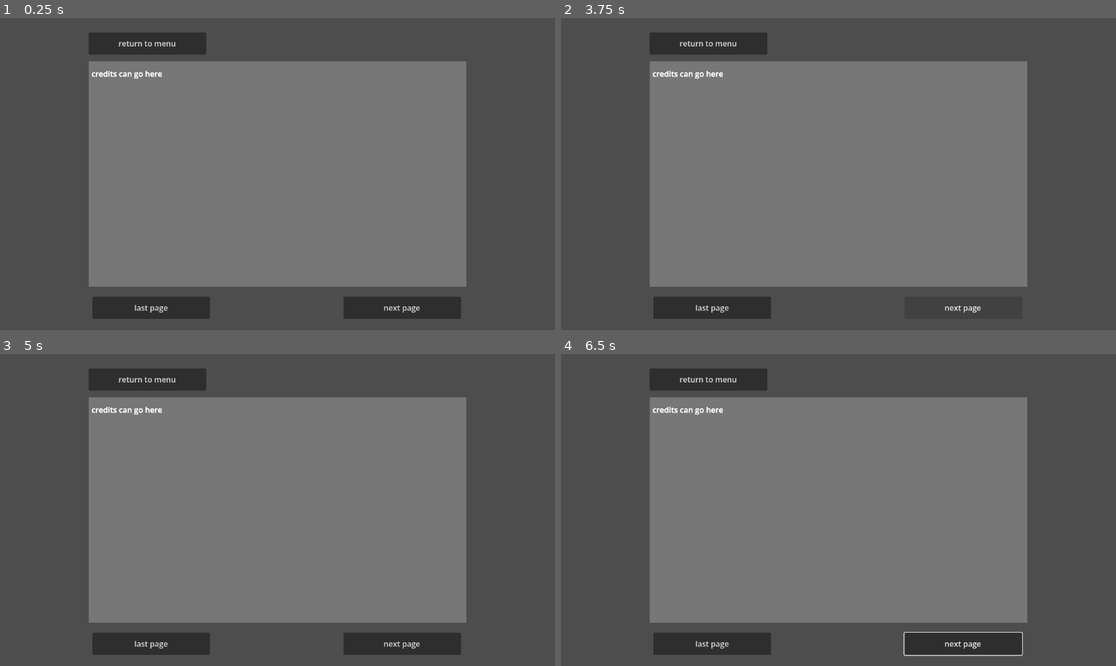
Above: before the commit, frames 1-4 (two rows, left to right).
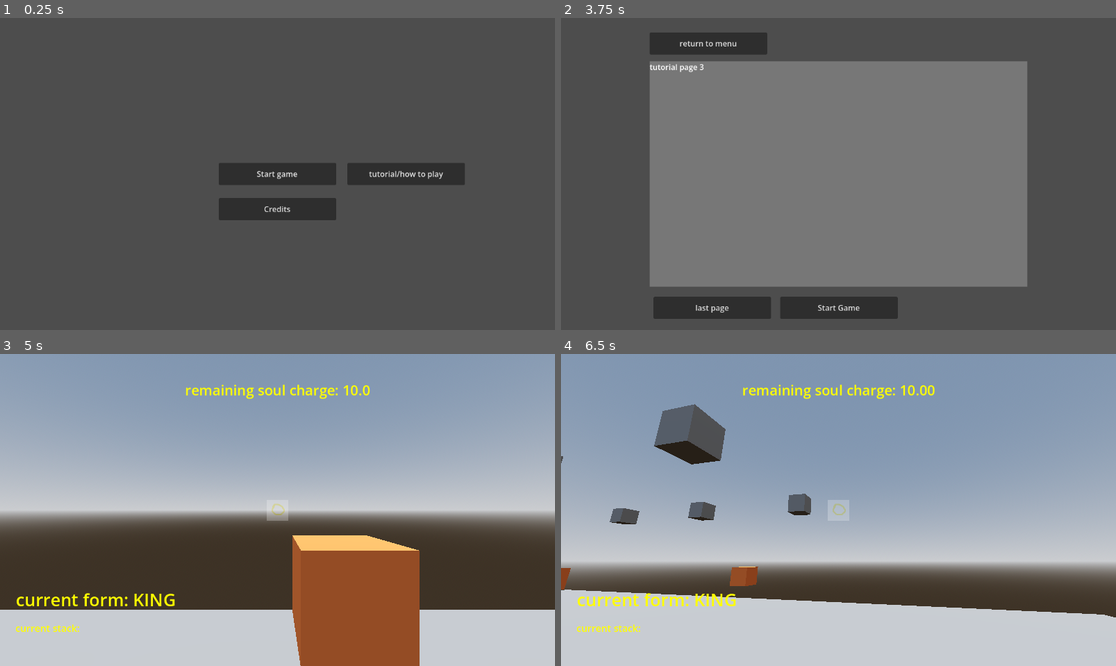
Above: after the commit, the same moments.

Repository: MarGamaDev/wolfenlike
Game: Godot game, scene res://UI/main_menu.tscn
The game is run twice, just before and just after one commit, with the same random seed, the same clock (stepped at 60 frames per second) and the same inputs. This scene is started directly instead of the project's main scene.
Inputs (mouse positions are in pixels of both pictures, inside the frame that each line leads up to):
- Up to frame 1 (0.25 s): no input
- Up to frame 2 (3.75 s): click (710, 42) at 0.5 s, where only the run before the commit has a clickable "return to menu"; click (966, 174) at 1.25 s, where only the run after the commit has a clickable "tutorial/how to play"; click (710, 308) at 2 s, where only the run before the commit has a clickable "last page"; click "next page" at 2.75 s; click "next page" at 3.5 s
- Up to frame 3 (5 s): click (277, 644) at 4.25 s, where only the run after the commit has a clickable "Start Game"
- Up to frame 4 (6.5 s): tap Enter at 5 s; move the mouse to (960, 494) at 5.02 s; hold D (player_right) 5.03-5.78 s; click (960, 494) at 5.1 s; move the mouse to (727, 525) at 5.77 s; hold Down (player_backward) from 5.78 s (still down); right-click (727, 525) at 5.85 s

The runs differ from the first frame. In frame 1, 53% of the frame differs, in the area x 16-84%, y 4-97%; in frame 2, 1.8%; in frame 3, 98%, in the area x 0-100%, y 0-100%; in frame 4, 98%.

Commit message:
basic main menu buttons integrated

Diff:
--- /dev/null
+++ b/UI/main_menu.gd
@@ -0,0 +1,80 @@
+extends Control
+
+var tutorial_page_amount : int  = 3
+var currently_viewed_page : int = 0
+
+@onready var menu_page : Control = $MenuPage
+@onready var credits_page : Control = $CreditsPage
+@onready var tutorial_page : Control = $TutorialPage
+
+@onready var tutorial_subpages : Array[Control] = [$TutorialPage/ColorRect/TutorialStep1,
+$TutorialPage/ColorRect/TutorialStep2, $TutorialPage/ColorRect/TutorialStep3]
+
+# Called when the node enters the scene tree for the first time.
+func _ready() -> void:
+	pass # Replace with function body.
+
+
+# Called every frame. 'delta' is the elapsed time since the previous frame.
+func _process(delta: float) -> void:
+	pass
+
+
+func _on_game_start_button_pressed() -> void:
+	##REPLACE THIS WITH MAIN SCENE ONCE WE HAVE IT
+	get_tree().change_scene_to_file("res://Player/player test/player_test.tscn")
+	pass # Replace with function body.
+
+
+func _on_tutorial_button_pressed() -> void:
+	menu_page.hide()
+	tutorial_page.show()
+	currently_viewed_page = 0
+	for page in tutorial_subpages:
+		page.hide()
+	$TutorialPage/NextPageButton.show()
+	$TutorialPage/LastPageButton.hide()
+	$TutorialPage/StartGameButton.hide()
+	tutorial_subpages[currently_viewed_page].show()
+	pass # Replace with function body.
+
+
+func _on_credits_button_pressed() -> void:
+	menu_page.hide()
+	credits_page.show()
+	pass # Replace with function body.
+
+func _on_quit_button_pressed() -> void:
+	get_tree().quit()
+	pass # Replace with function body.
+
+
+func _on_return_to_menu_button_pressed() -> void:
+	credits_page.hide()
+	tutorial_page.hide()
+	menu_page.show()
+	pass # Replace with function body.
+
+
+func _on_tutorial_next_page_button_pressed() -> void:
+	$TutorialPage/NextPageButton.show()
+	$TutorialPage/LastPageButton.show()
+	$TutorialPage/StartGameButton.hide()
+	if currently_viewed_page < tutorial_subpages.size():
+		tutorial_subpages[currently_viewed_page].hide()
+		currently_viewed_page += 1
+		tutorial_subpages[currently_viewed_page].show()
+		if currently_viewed_page == tutorial_subpages.size() - 1:
+			$TutorialPage/NextPageButton.hide()
+			$TutorialPage/StartGameButton.show()
+
+func _on_tutorial_last_page_button_pressed() -> void:
+	$TutorialPage/NextPageButton.show()
+	$TutorialPage/LastPageButton.show()
+	$TutorialPage/StartGameButton.hide()
+	if currently_viewed_page > 0:
+		tutorial_subpages[currently_viewed_page].hide()
+		currently_viewed_page -= 1
+		tutorial_subpages[currently_viewed_page].show()
+		if currently_viewed_page == 0:
+			$TutorialPage/LastPageButton.hide()
--- a/UI/main_menu.tscn
+++ b/UI/main_menu.tscn
@@ -1,4 +1,6 @@
 [gd_scene format=3 uid="uid://bkc2f51fsdqtq"]
+
+[ext_resource type="Script" uid="uid://cum7w7llecoqp" path="res://UI/main_menu.gd" id="1_p8ccj"]
 
 [node name="MainMenu" type="Control" unique_id=443933014]
 layout_mode = 3
@@ -7,6 +9,7 @@
 anchor_bottom = 1.0
 grow_horizontal = 2
 grow_vertical = 2
+script = ExtResource("1_p8ccj")
 
 [node name="Background" type="TextureRect" parent="." unique_id=1550181944]
 layout_mode = 1
@@ -17,7 +20,6 @@
 grow_vertical = 2
 
 [node name="MenuPage" type="Control" parent="." unique_id=480078099]
-visible = false
 layout_mode = 1
 anchors_preset = 15
 anchor_right = 1.0
@@ -71,6 +73,7 @@
 text = "Credits"
 
 [node name="QuitButton" type="Button" parent="MenuPage" unique_id=654462664]
+visible = false
 layout_mode = 1
 anchors_preset = 8
 anchor_left = 0.5
@@ -120,7 +123,7 @@
 offset_bottom = 301.0
 grow_horizontal = 2
 grow_vertical = 2
-text = "Start game"
+text = "Return to menu"
 
 [node name="RichTextLabel" type="RichTextLabel" parent="CreditsPage" unique_id=306205757]
 layout_mode = 1
@@ -135,15 +138,16 @@
 offset_bottom = -8.33606
 text = "credits can go here"
 
-[node name="Tutorial page" type="Control" parent="." unique_id=1640354281]
-layout_mode = 1
-anchors_preset = 15
-anchor_right = 1.0
-anchor_bottom = 1.0
-grow_horizontal = 2
-grow_vertical = 2
-
-[node name="ColorRect" type="ColorRect" parent="Tutorial page" unique_id=1428314271]
+[node name="TutorialPage" type="Control" parent="." unique_id=1640354281]
+visible = false
+layout_mode = 1
+anchors_preset = 15
+anchor_right = 1.0
+anchor_bottom = 1.0
+grow_horizontal = 2
+grow_vertical = 2
+
+[node name="ColorRect" type="ColorRect" parent="TutorialPage" unique_id=1428314271]
 layout_mode = 1
 anchors_preset = 15
 anchor_right = 1.0
@@ -156,7 +160,60 @@
 grow_vertical = 2
 color = Color(1, 1, 1, 0.23921569)
 
-[node name="ReturnButton" type="Button" parent="Tutorial page" unique_id=2143040366]
+[node name="TutorialStep1" type="Control" parent="TutorialPage/ColorRect" unique_id=613774350]
+layout_mode = 1
+anchors_preset = 15
+anchor_right = 1.0
+anchor_bottom = 1.0
+grow_horizontal = 2
+grow_vertical = 2
+
+[node name="TutorialLabel" type="RichTextLabel" parent="TutorialPage/ColorRect/TutorialStep1" unique_id=448335948]
+layout_mode = 1
+anchors_preset = 15
+anchor_right = 1.0
+anchor_bottom = 1.0
+grow_horizontal = 2
+grow_vertical = 2
+text = "tutorial page 1"
+
+[node name="TutorialStep2" type="Control" parent="TutorialPage/ColorRect" unique_id=1523090922]
+visible = false
+layout_mode = 1
+anchors_preset = 15
+anchor_right = 1.0
+anchor_bottom = 1.0
+grow_horizontal = 2
+grow_vertical = 2
+
+[node name="TutorialLabel" type="RichTextLabel" parent="TutorialPage/ColorRect/TutorialStep2" unique_id=41102879]
+layout_mode = 1
+anchors_preset = 15
+anchor_right = 1.0
+anchor_bottom = 1.0
+grow_horizontal = 2
+grow_vertical = 2
+text = "tutorial page 2"
+
+[node name="TutorialStep3" type="Control" parent="TutorialPage/ColorRect" unique_id=1357324860]
+visible = false
+layout_mode = 1
+anchors_preset = 15
+anchor_right = 1.0
+anchor_bottom = 1.0
+grow_horizontal = 2
+grow_vertical = 2
+
+[node name="TutorialLabel" type="RichTextLabel" parent="TutorialPage/ColorRect/TutorialStep3" unique_id=1283625605]
+layout_mode = 1
+anchors_preset = 15
+anchor_right = 1.0
+anchor_bottom = 1.0
+grow_horizontal = 2
+grow_vertical = 2
+text = "tutorial page 3"
+
+[node name="ReturnButton" type="Button" parent="TutorialPage" unique_id=2143040366]
 layout_mode = 1
 anchors_preset = 8
 anchor_left = 0.5
@@ -171,7 +228,7 @@
 grow_vertical = 2
 text = "return to menu"
 
-[node name="NextPageButton" type="Button" parent="Tutorial page" unique_id=1133921625]
+[node name="NextPageButton" type="Button" parent="TutorialPage" unique_id=1133921625]
 layout_mode = 1
 anchors_preset = 8
 anchor_left = 0.5
@@ -186,7 +243,22 @@
 grow_vertical = 2
 text = "next page"
 
-[node name="LastPageButton" type="Button" parent="Tutorial page" unique_id=64120210]
+[node name="StartGameButton" type="Button" parent="TutorialPage" unique_id=1845721093]
+layout_mode = 1
+anchors_preset = 8
+anchor_left = 0.5
+anchor_top = 0.5
+anchor_right = 0.5
+anchor_bottom = 0.5
+offset_left = -121.0
+offset_top = 255.0
+offset_right = 123.0
+offset_bottom = 301.0
+grow_horizontal = 2
+grow_vertical = 2
+text = "Start Game"
+
+[node name="LastPageButton" type="Button" parent="TutorialPage" unique_id=64120210]
 layout_mode = 1
 anchors_preset = 8
 anchor_left = 0.5
@@ -201,41 +273,12 @@
 grow_vertical = 2
 text = "last page"
 
-[node name="RichTextLabel" type="RichTextLabel" parent="Tutorial page" unique_id=448335948]
-layout_mode = 1
-anchors_preset = -1
-anchor_left = 0.165
-anchor_top = 0.14
-anchor_right = 0.83800006
-anchor_bottom = 0.85700005
-offset_left = -0.08000183
-offset_top = 13.279999
-offset_right = -3.3760986
-offset_bottom = -8.33606
-text = "credits can go here"
-
-[node name="RichTextLabel2" type="RichTextLabel" parent="Tutorial page" unique_id=140485689]
-layout_mode = 1
-anchors_preset = -1
-anchor_left = 0.165
-anchor_top = 0.14
-anchor_right = 0.83800006
-anchor_bottom = 0.85700005
-offset_left = -0.08000183
-offset_top = 13.279999
-offset_right = -3.3760986
-offset_bottom = -8.33606
-text = "credits can go here"
-
-[node name="RichTextLabel3" type="RichTextLabel" parent="Tutorial page" unique_id=1556664155]
-layout_mode = 1
-anchors_preset = -1
-anchor_left = 0.165
-anchor_top = 0.14
-anchor_right = 0.83800006
-anchor_bottom = 0.85700005
-offset_left = -0.08000183
-offset_top = 13.279999
-offset_right = -3.3760986
-offset_bottom = -8.33606
-text = "credits can go here"
+[connection signal="pressed" from="MenuPage/StartButton" to="." method="_on_game_start_button_pressed"]
+[connection signal="pressed" from="MenuPage/Tutorial button" to="." method="_on_tutorial_button_pressed"]
+[connection signal="pressed" from="MenuPage/CreditsButton" to="." method="_on_credits_button_pressed"]
+[connection signal="pressed" from="MenuPage/QuitButton" to="." method="_on_quit_button_pressed"]
+[connection signal="pressed" from="CreditsPage/ReturnButton" to="." method="_on_return_to_menu_button_pressed"]
+[connection signal="pressed" from="TutorialPage/ReturnButton" to="." method="_on_return_to_menu_button_pressed"]
+[connection signal="pressed" from="TutorialPage/NextPageButton" to="." method="_on_tutorial_next_page_button_pressed"]
+[connection signal="pressed" from="TutorialPage/StartGameButton" to="." method="_on_game_start_button_pressed"]
+[connection signal="pressed" from="TutorialPage/LastPageButton" to="." method="_on_tutorial_last_page_button_pressed"]
Not shown, added: UI/main_menu.gd.uid
